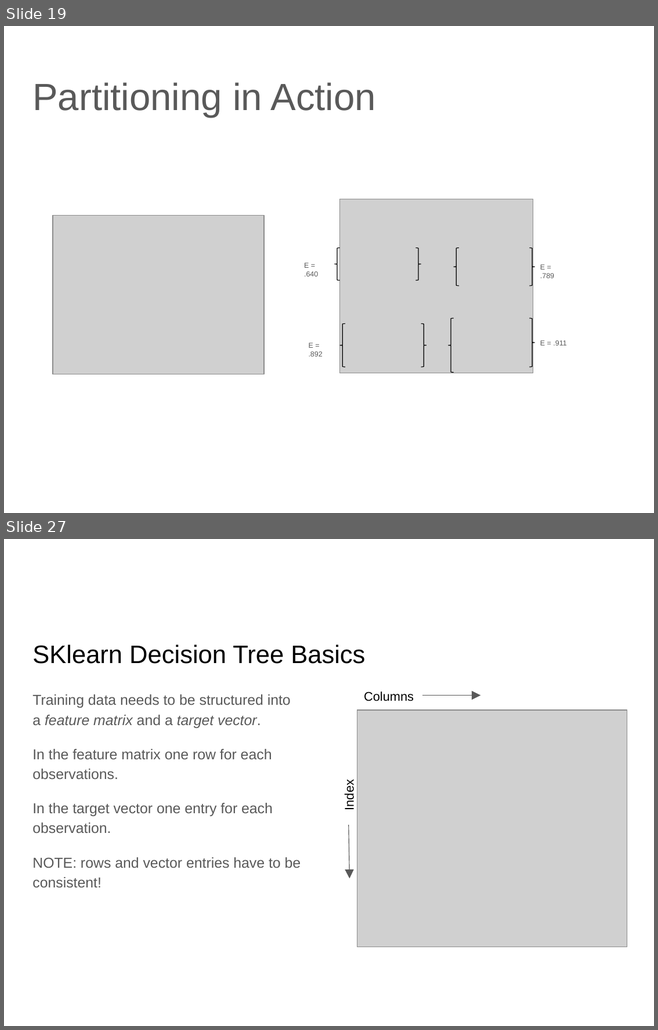
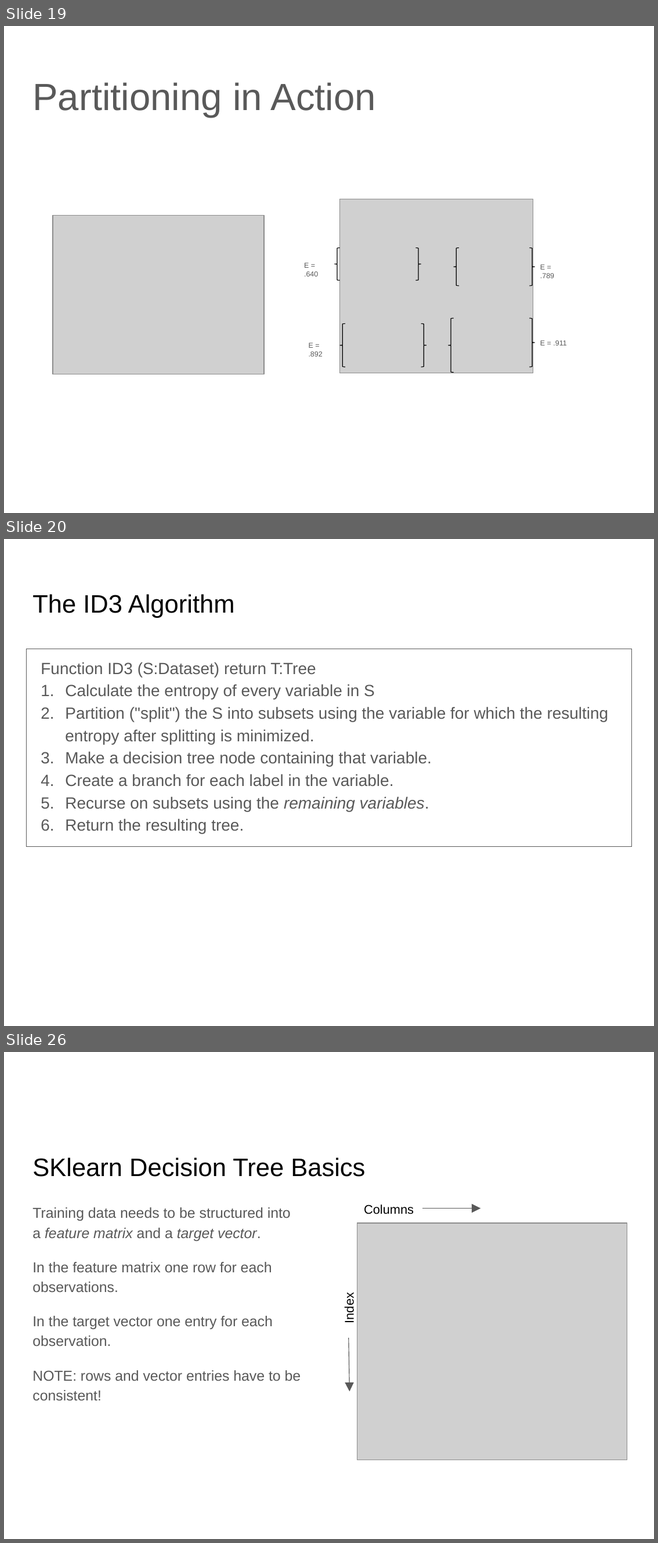
Before and after one commit to lutzhamel/CSC310, a slide deck: notes/06-machine-learning-basics-1.pptx. Shown one above the other, each under a label of ours: slides 19 and 27 before the commit, slides 19, 20 and 26 after it; the slides between them are not shown. The pictures are 658x1030 and 658x1543 pixels, drawn with LibreOffice and Linux fonts; fonts in the diff are those of the drawing; grey boxes stand for pictures. Boxes give left, top, right and bottom in pixels: in the first picture for what was removed or moved away, otherwise in the second. Text is boxed around its words. In the diff, an @@ line names an element or a change of style, - is before the commit and + after.

```diff
--- a/notes/06-machine-learning-basics-1.pptx
+++ b/notes/06-machine-learning-basics-1.pptx
@@ slide 20 added at (x1=4, y1=539, x2=654, y2=1026), background #FFFFFF @@
@@ title added at (x1=32, y1=594, x2=235, y2=618), 28 pt, text #000000 @@
+The ID3 Algorithm
@@ text added at (x1=26, y1=649, x2=632, y2=847), outline #595959 0.75 pt, 18 pt, text #595959 @@
+Function ID3 (S:Dataset) return T:Tree
+1. Calculate the entropy of every variable in S
+2. Partition ("split") the S into subsets using the variable for which the resulting entropy after splitting is minimized.
+3. Make a decision tree node containing that variable.
+4. Create a branch for each label in the variable.
+5. Recurse on subsets using the remaining variables.
+6. Return the resulting tree.
@@ what was slide 27 is now slide 26 @@
```
Also in this commit, not shown: 4 slides changed, 1 other slide added, 3 slides removed, 10 other files.
